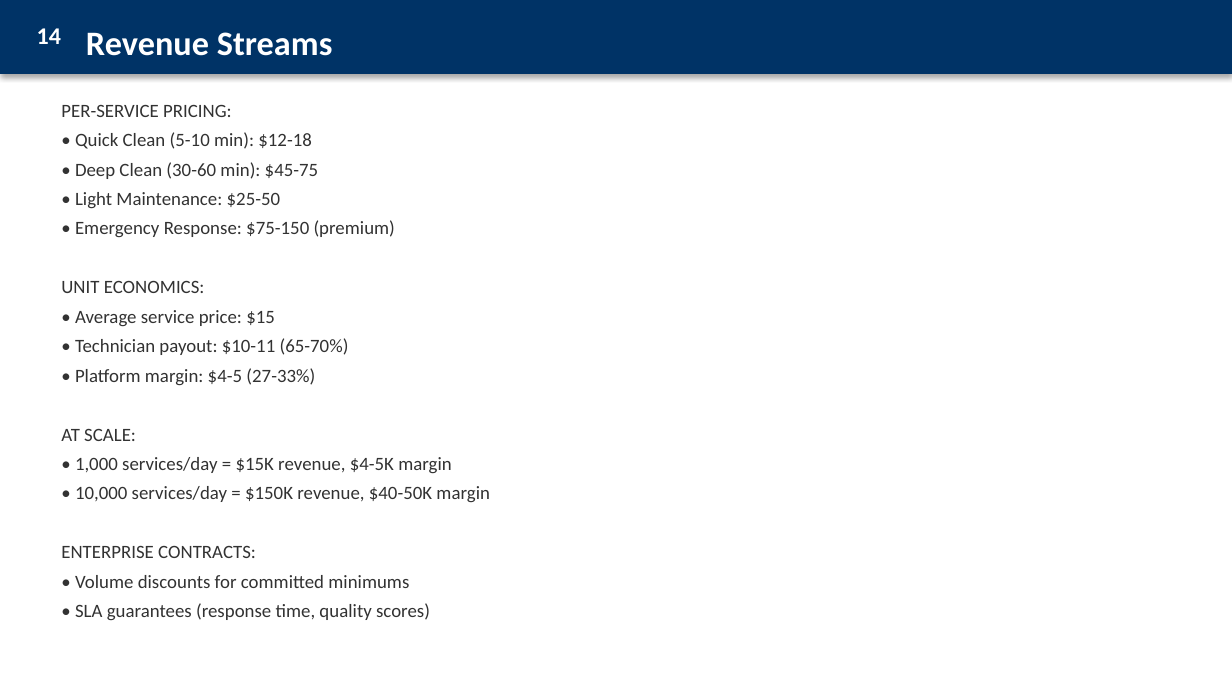
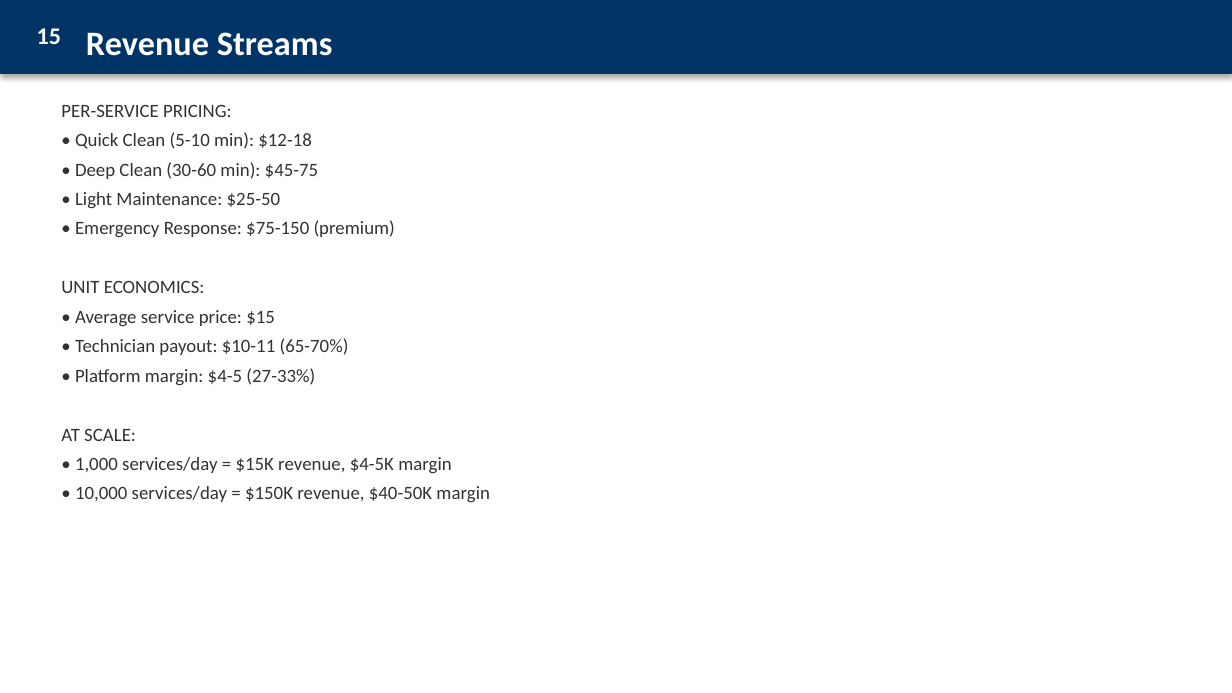
Before and after one commit to TidyTails/motra-landing, a slide deck: slide 16 of pitch/MOTRA-Business-Plan.pptx (slide 15 before the commit). Drawn at 1232x693 pixels with LibreOffice and Linux fonts; fonts in the diff are those of the drawing. Boxes give left, top, right and bottom in pixels: in the first picture for what was removed or moved away, otherwise in the second. Text is boxed around its words. In the diff, an @@ line names an element or a change of style, - is before the commit and + after.

```diff
--- a/pitch/MOTRA-Business-Plan.pptx
+++ b/pitch/MOTRA-Business-Plan.pptx
@@ text at box(37, 28, 61, 44): text changed @@
-14
+15
@@ text at box(61, 546, 430, 620): paragraphs removed @@
-ENTERPRISE CONTRACTS:
-• Volume discounts for committed minimums
-• SLA guarantees (response time, quality scores)
```
Also in this commit, not shown: 6 other slides changed, 1 slide added, 1 other file.
